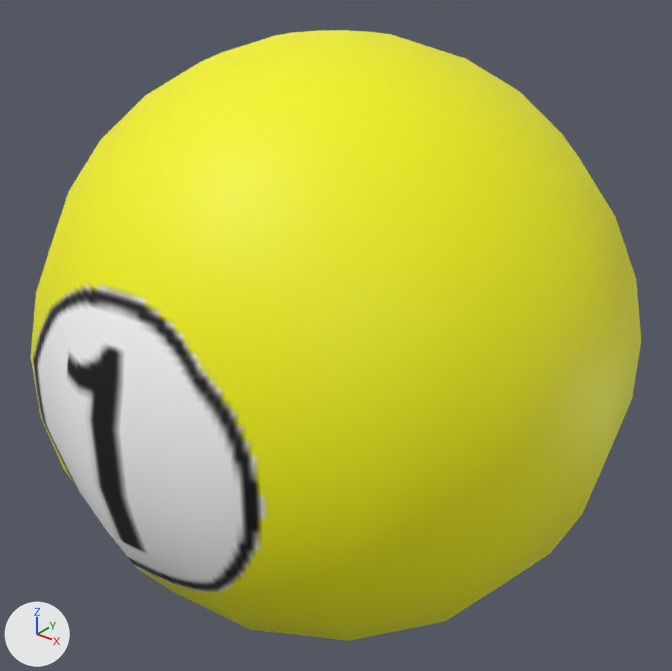
Before and after pictures for a commit that changed the FBX model Billiards/Billiards/Resource/Ball.fbx.
Camera for both pictures: a camera (50 mm lens) standing at (0.0526, -0.0657, 0.0408) and looking at (0.0001, -0.0001, 0.0001). The axes (+X, +Y, +Z) are drawn at lower left. The lights are the same throughout. Where no turn or scale is listed for an object, it has been applied to the vertices.
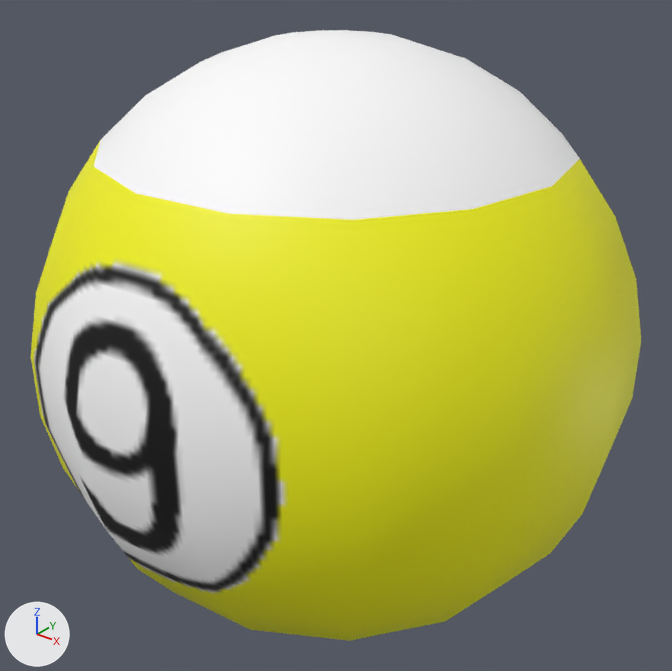
What differs and where, as boxes [x1, y1, x2, y2] in the pictures (672 x 671 px):
'pSphere1', surface changed (yellow to white)
    both: [31, 30, 582, 597]
part 1 of me_mesh, surface changed (yellow to white)
    both: [31, 30, 641, 641]

What the commit changed:
Picture '9.png' (img_9_png) is new.
Material 'phong1' (mat_phong1) changes its picture from img_1_png to img_9_png.
me_mesh has 212 vertices, 420 faces and spans x -0.0284..0.029, y -0.0289..0.0289, z -0.0292..0.0292.
me_mesh is used by ob_psphere1; location (0.0, 0.0, 0.0).
me_mesh part 1: texture (UV) coordinates of 420 of 420 faces, centred in x -0.0284..0.0282, y -0.0284..0.0284, z -0.0287..0.0287, changed; they spanned u -0.15..2.1, v 0.16..0.84 and now span u 0.06..0.91, v 0.0..0.99.
